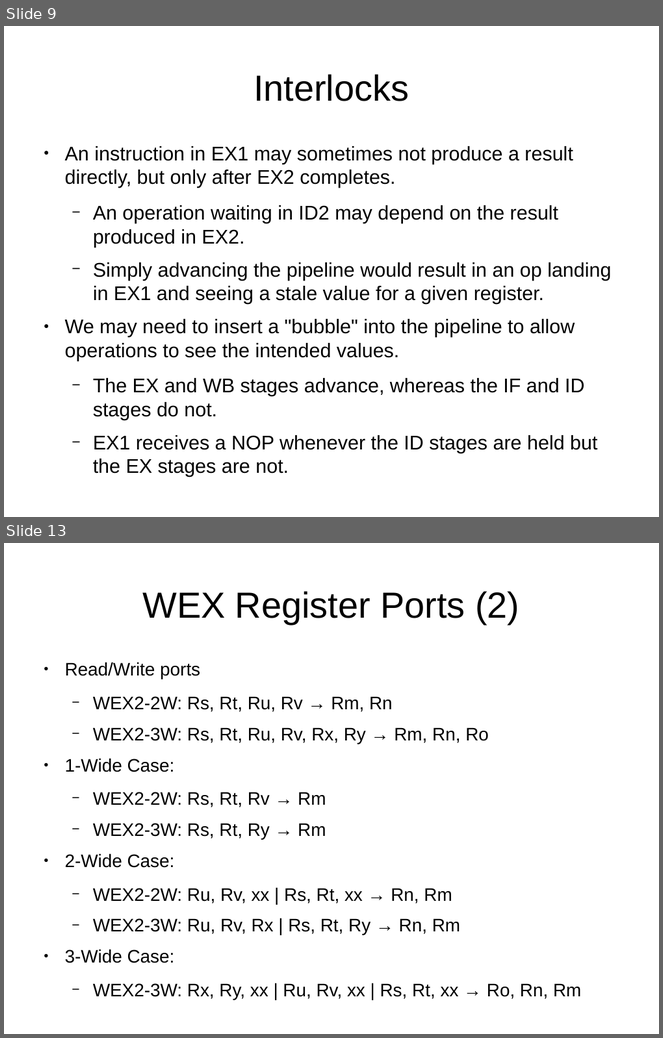
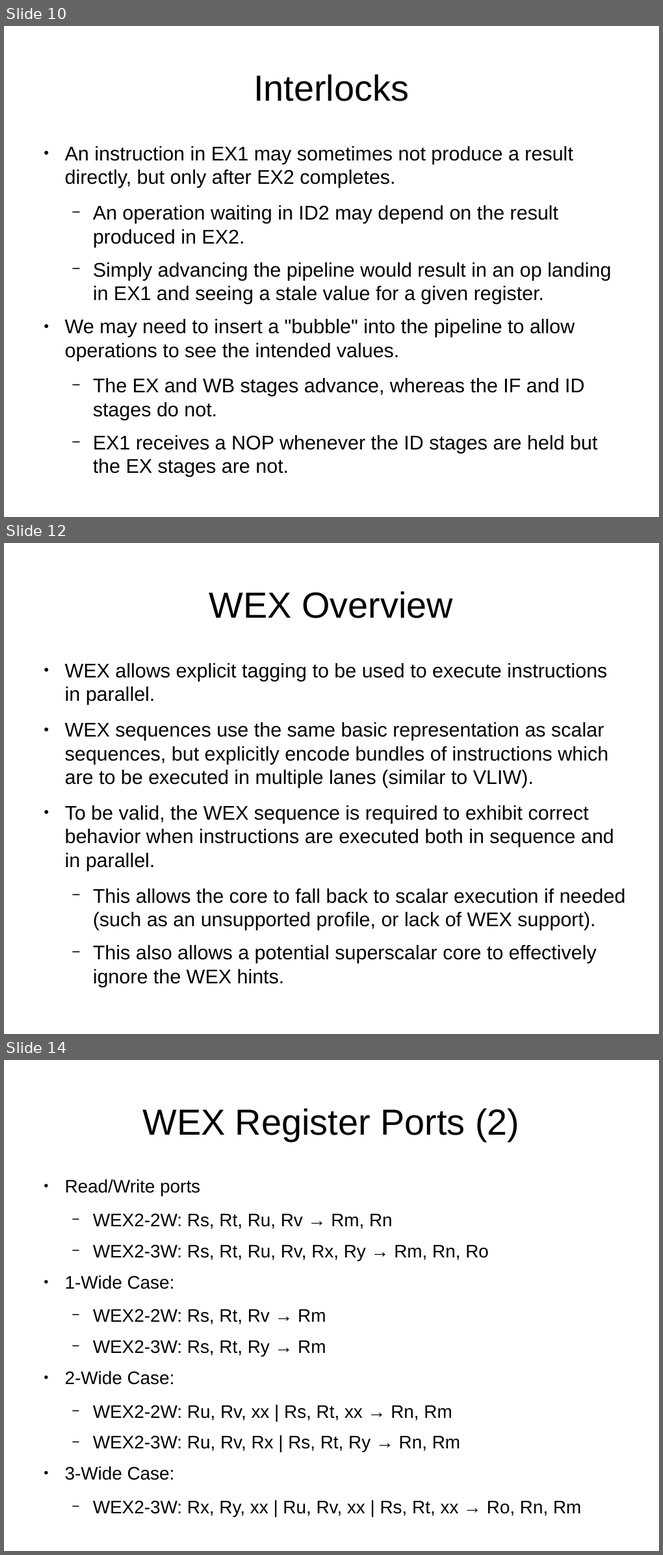
Before and after one commit to cr88192/bgbtech_btsr1arch, a slide deck: docs/slides/BJX2 Core 1.odp. Shown one above the other, each under a label of ours: slides 9 and 13 before the commit, slides 10, 12 and 14 after it; the slides between them are not shown. The pictures are 663x1038 and 663x1555 pixels, drawn with LibreOffice and Linux fonts; fonts in the diff are those of the drawing. Boxes give left, top, right and bottom in pixels: in the first picture for what was removed or moved away, otherwise in the second. Text is boxed around its words. In the diff, an @@ line names an element or a change of style, - is before the commit and + after.

```diff
--- a/docs/slides/BJX2 Core 1.odp
+++ b/docs/slides/BJX2 Core 1.odp
@@ slide 12 added at (x1=4, y1=543, x2=659, y2=1034), background #FFFFFF @@
@@ title added at (x1=209, y1=591, x2=454, y2=618), 44 pt, text #000000 @@
+WEX Overview
@@ text added at (x1=65, y1=663, x2=626, y2=988), 24 pt, text #000000 @@
+● WEX allows explicit tagging to be used to execute instructions in parallel.
+● WEX sequences use the same basic representation as scalar sequences, but explicitly encode bundles of instructions which are to be executed in multiple lanes (similar to VLIW).
+● To be valid, the WEX sequence is required to exhibit correct behavior when instructions are executed both in sequence and in parallel.
+  − This allows the core to fall back to scalar execution if needed (such as an unsupported profile, or lack of WEX support).
+  − This also allows a potential superscalar core to effectively ignore the WEX hints.
@@ what was slide 9 is now slide 10 @@
@@ what was slide 13 is now slide 14 @@
```
Also in this commit, not shown: 9 slides changed, 4 other slides added, 1 slide removed, 19 other files.
